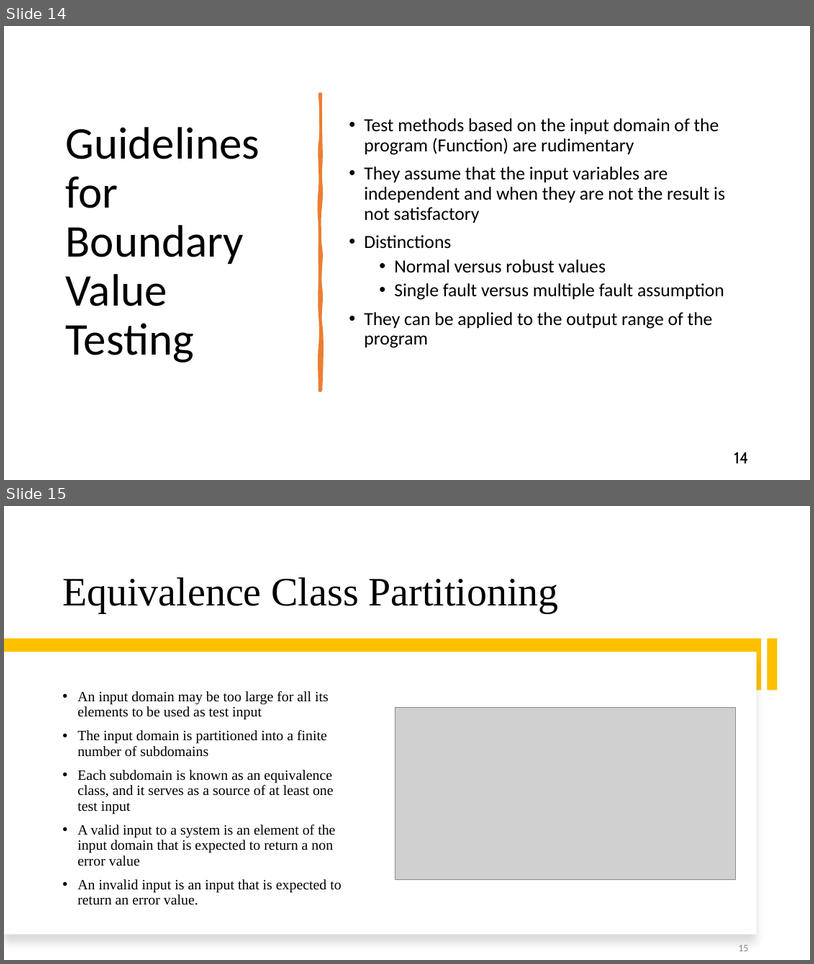
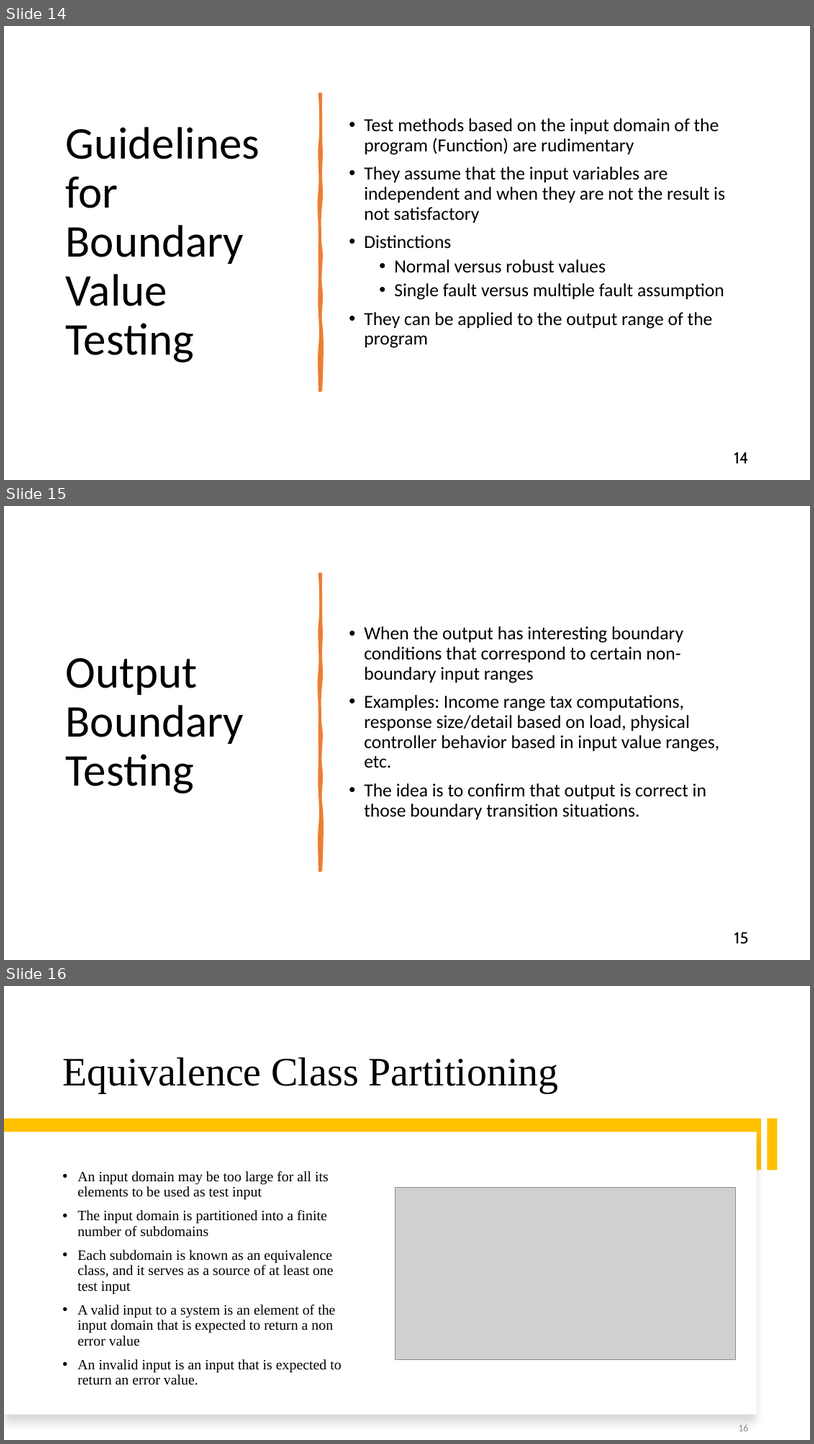
Before and after one commit to kthanasi-git/SW_Engineering, a slide deck: SOFTWARE ENGINEERING/SLIDES/15-Black Box Testing.pptx. Shown one above the other, each under a label of ours: slides 14 and 15 before the commit, slides 14, 15 and 16 after it. The pictures are 814x964 and 814x1444 pixels, drawn with LibreOffice and Linux fonts; fonts in the diff are those of the drawing; grey boxes stand for pictures. Boxes give left, top, right and bottom in pixels: in the first picture for what was removed or moved away, otherwise in the second. Text is boxed around its words. In the diff, an @@ line names an element or a change of style, - is before the commit and + after.

```diff
--- a/SOFTWARE ENGINEERING/SLIDES/15-Black Box Testing.pptx
+++ b/SOFTWARE ENGINEERING/SLIDES/15-Black Box Testing.pptx
@@ slide 15 added at bbox=[4, 506, 810, 960], background #FFFFFF @@
@@ freeform shape added at bbox=[320, 574, 321, 870], fill #ED7D31, outline #ED7D31 3.25 pt @@
@@ text added at bbox=[364, 626, 720, 819], 22 pt, text #000000 @@
+• When the output has interesting boundary conditions that correspond to certain non-boundary input ranges
+• Examples: Income range tax computations, response size/detail based on load, physical controller behavior based in input value ranges, etc.
+• The idea is to confirm that output is correct in those boundary transition situations.
@@ title added at bbox=[66, 658, 244, 793], 54 pt, text #000000 @@
+Output Boundary Testing
@@ page number added at bbox=[735, 932, 749, 944], 19 pt, text #000000 @@
+15
@@ what was slide 15 is now slide 16 @@
```
Also in this commit, not shown: 3 slides changed, 2 other slides added, 6 other files.
